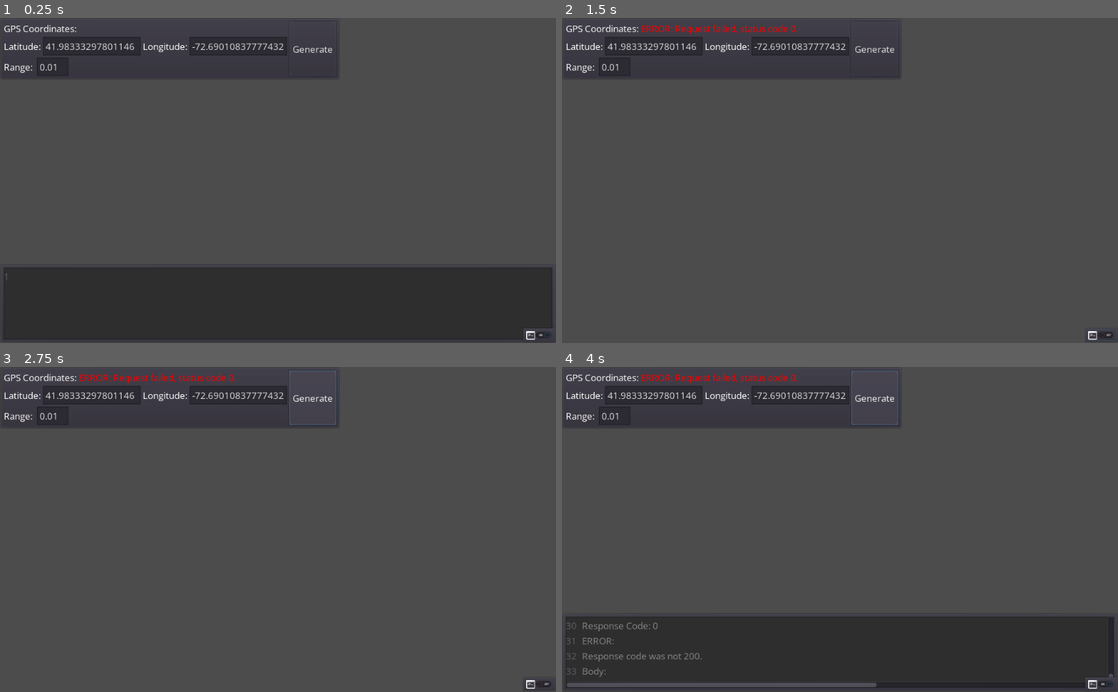
Above: before the commit, frames 1-4 (two rows, left to right).
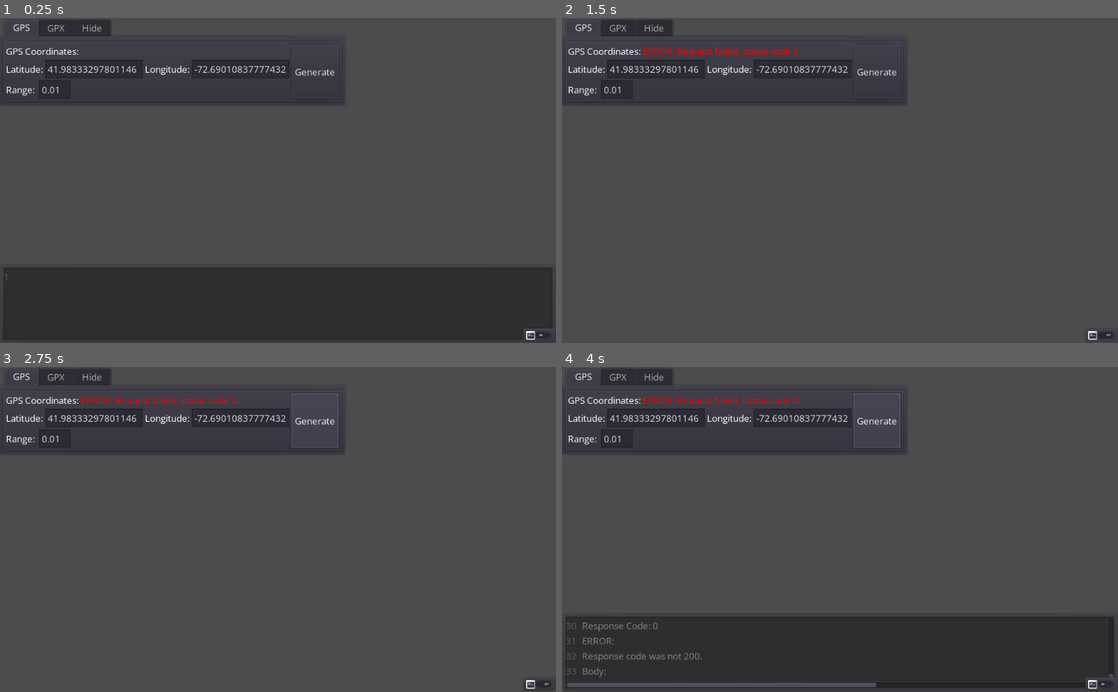
Above: after the commit, the same moments.

Repository: Netruk44/walking-app-proto-v2
Game: Godot game, scene res://scenes/Root.tscn
The game is run twice, just before and just after one commit, with the same random seed, the same clock (stepped at 60 frames per second) and the same inputs.
Inputs (mouse positions are in pixels of both pictures, inside the frame that each line leads up to):
- Up to frame 1 (0.25 s): no input
- Up to frame 2 (1.5 s): click "Generate" at 0.5 s; click (1101, 336) at 1.25 s
- Up to frame 3 (2.75 s): click "Generate" at 2 s
- Up to frame 4 (4 s): click (1101, 685) at 2.75 s; click "Generate" at 3.5 s

The runs differ from the first frame. In frame 1, 2.7% of the frame differs, in the area x 0-62%, y 0-27%; in frame 2, 3.2%; in frame 3, 3.3%; in frame 4, 3.3%.

Commit message:
UI and drag-and-drop file support for gpx files.

Diff:
--- a/scenes/Root.gd
+++ b/scenes/Root.gd
@@ -4,6 +4,8 @@
 	if not OS.is_debug_build():
 		# Don't show console for release builds.
 		$UI_CanvasLayer/UI/ConsolePanel.hide()
+
+	get_tree().connect("files_dropped", self, "_on_files_dropped")
 
 func log(txt):
 	$UI_CanvasLayer/UI/ConsolePanel.log(txt)
@@ -24,15 +26,22 @@
 	else:
 		$Map.zoomToFit = $Map.ZoomType.Fit_All_Returned_Data
 
-	$UI_CanvasLayer/UI/GPSCoordsPanel.showPermanentMessage("Querying for map...")
+	$UI_CanvasLayer/UI/TabContainer/GPS.showPermanentMessage("Querying for map...")
 	$Logic/OpenMapsApi.GetHighwaysInGpsRect(coords)
 
 func _on_OpenMapsApi_on_map_data(result_object, requested_window):
-	$UI_CanvasLayer/UI/GPSCoordsPanel.showMessage("Successfully retrieved map!")
+	$UI_CanvasLayer/UI/TabContainer/GPS.showMessage("Successfully retrieved map!")
 	$Map.addFromOpenMapsApi(result_object, requested_window)
 
 func _on_OpenMapsApi_on_map_error(response_code, body):
-	$UI_CanvasLayer/UI/GPSCoordsPanel.showError("Request failed, status code %d." % response_code)
+	$UI_CanvasLayer/UI/TabContainer/GPS.showError("Request failed, status code %d." % response_code)
+
+func _on_files_dropped(files: PoolStringArray, screen: int):
+	for f in files:
+		self._open_gpx(f)
+
+func _open_gpx(file_path):
+	self._on_error("Cannot open %s, GPX loading isn't implemented yet." % file_path)
 
 func _on_error(txt):
 	self.log("ERROR:")
@@ -47,3 +56,8 @@
 		$UI_CanvasLayer/UI/ConsolePanel.show()
 	else:
 		$UI_CanvasLayer/UI/ConsolePanel.hide()
+
+
+func _on_GPX_gpx_opened(files):
+	for f in files:
+		self._open_gpx(f)
--- a/scenes/Root.tscn
+++ b/scenes/Root.tscn
@@ -7,6 +7,7 @@
 [ext_resource path="res://scripts/Map.gd" type="Script" id=5]
 [ext_resource path="res://scripts/MapCamera.gd" type="Script" id=6]
 [ext_resource path="res://icons/console-white-32.svg" type="Texture" id=7]
+[ext_resource path="res://scripts/GPXPanel.gd" type="Script" id=8]
 
 [sub_resource type="DynamicFontData" id=1]
 font_path = "res://fonts/OpenSans-VariableFont_wdth,wght.ttf"
@@ -47,9 +48,57 @@
 mouse_filter = 2
 theme = SubResource( 3 )
 
-[node name="GPSCoordsPanel" parent="UI_CanvasLayer/UI" instance=ExtResource( 1 )]
-margin_right = 626.0
-margin_bottom = 114.0
+[node name="TabContainer" type="TabContainer" parent="UI_CanvasLayer/UI"]
+margin_right = 8.0
+margin_bottom = 46.0
+tab_align = 0
+
+[node name="GPS" parent="UI_CanvasLayer/UI/TabContainer" instance=ExtResource( 1 )]
+visible = false
+anchor_right = 1.0
+anchor_bottom = 1.0
+margin_left = 4.0
+margin_top = 42.0
+margin_right = -4.0
+margin_bottom = -4.0
+
+[node name="GPX" type="PanelContainer" parent="UI_CanvasLayer/UI/TabContainer"]
+anchor_right = 1.0
+anchor_bottom = 1.0
+margin_left = 4.0
+margin_top = 42.0
+margin_right = -4.0
+margin_bottom = -4.0
+script = ExtResource( 8 )
+
+[node name="FileDialog" type="FileDialog" parent="UI_CanvasLayer/UI/TabContainer/GPX"]
+margin_right = 416.0
+margin_bottom = 194.0
+rect_min_size = Vector2( 400, 140 )
+window_title = "Open File(s)"
+resizable = true
+dialog_hide_on_ok = true
+mode = 1
+access = 2
+filters = PoolStringArray( "*.gpx" )
+
+[node name="OpenGpxButton" type="Button" parent="UI_CanvasLayer/UI/TabContainer/GPX"]
+margin_left = 7.0
+margin_top = 7.0
+margin_right = 207.0
+margin_bottom = 37.0
+rect_min_size = Vector2( 200, 0 )
+text = "Open GPX file(s)"
+
+[node name="Hide" type="Control" parent="UI_CanvasLayer/UI/TabContainer"]
+visible = false
+anchor_right = 1.0
+anchor_bottom = 1.0
+margin_left = 4.0
+margin_top = 42.0
+margin_right = -4.0
+margin_bottom = -4.0
+rect_min_size = Vector2( 230, 0 )
 
 [node name="ConsolePanel" parent="UI_CanvasLayer/UI" instance=ExtResource( 4 )]
 anchor_top = 1.0
@@ -104,5 +153,8 @@
 [connection signal="request_completed" from="Logic/OpenMapsApi/HTTPRequest" to="Logic/OpenMapsApi" method="_on_HTTPRequest_request_completed"]
 [connection signal="on_error" from="Map" to="." method="_on_error"]
 [connection signal="on_info" from="Map" to="." method="_on_info"]
-[connection signal="generate_pressed" from="UI_CanvasLayer/UI/GPSCoordsPanel" to="." method="_on_GPSCoordsPanel_generate_pressed"]
+[connection signal="generate_pressed" from="UI_CanvasLayer/UI/TabContainer/GPS" to="." method="_on_GPSCoordsPanel_generate_pressed"]
+[connection signal="gpx_opened" from="UI_CanvasLayer/UI/TabContainer/GPX" to="." method="_on_GPX_gpx_opened"]
+[connection signal="files_selected" from="UI_CanvasLayer/UI/TabContainer/GPX/FileDialog" to="UI_CanvasLayer/UI/TabContainer/GPX" method="_on_FileDialog_files_selected"]
+[connection signal="pressed" from="UI_CanvasLayer/UI/TabContainer/GPX/OpenGpxButton" to="UI_CanvasLayer/UI/TabContainer/GPX" method="_on_OpenGpxButton_pressed"]
 [connection signal="toggled" from="UI_CanvasLayer/UI/ConsoleShower/HBoxContainer/ConsoleToggle" to="." method="_on_ConsoleToggle_toggled"]
--- /dev/null
+++ b/scripts/GPXPanel.gd
@@ -0,0 +1,25 @@
+extends PanelContainer
+
+signal gpx_opened;
+
+# Declare member variables here. Examples:
+# var a = 2
+# var b = "text"
+
+
+# Called when the node enters the scene tree for the first time.
+func _ready():
+	pass # Replace with function body.
+
+
+# Called every frame. 'delta' is the elapsed time since the previous frame.
+#func _process(delta):
+#	pass
+
+
+func _on_OpenGpxButton_pressed():
+	$FileDialog.show()
+
+
+func _on_FileDialog_files_selected(paths):
+	emit_signal("gpx_opened", paths)
Not shown: 1 places in scenes/Root.tscn that only renumber resources
